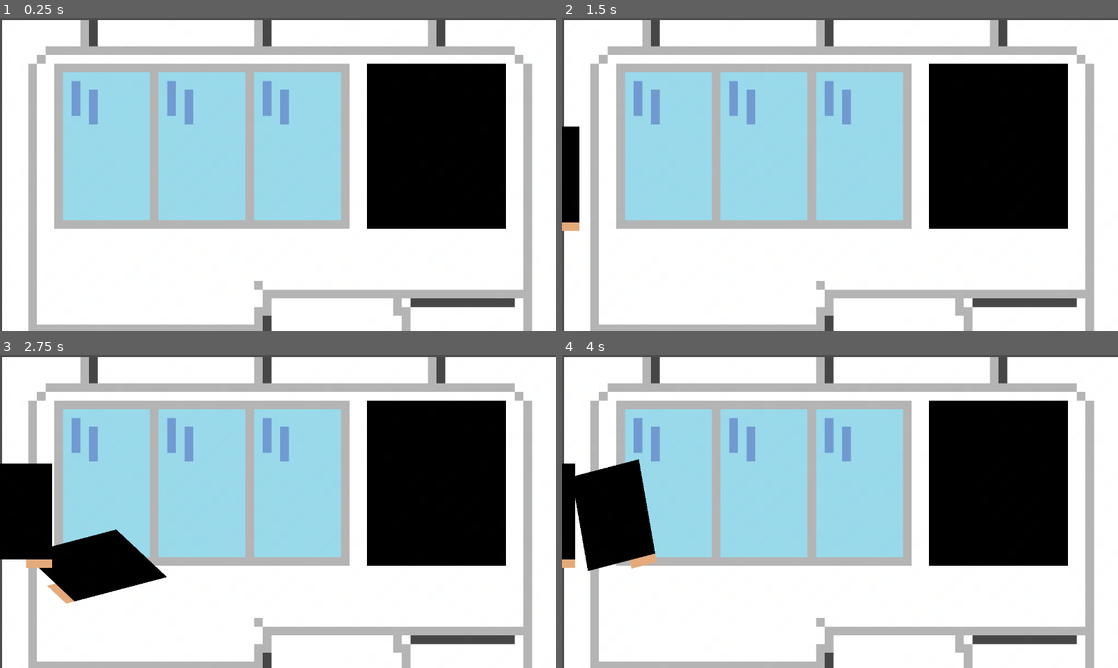
Above: before the commit, frames 1-4 (two rows, left to right).
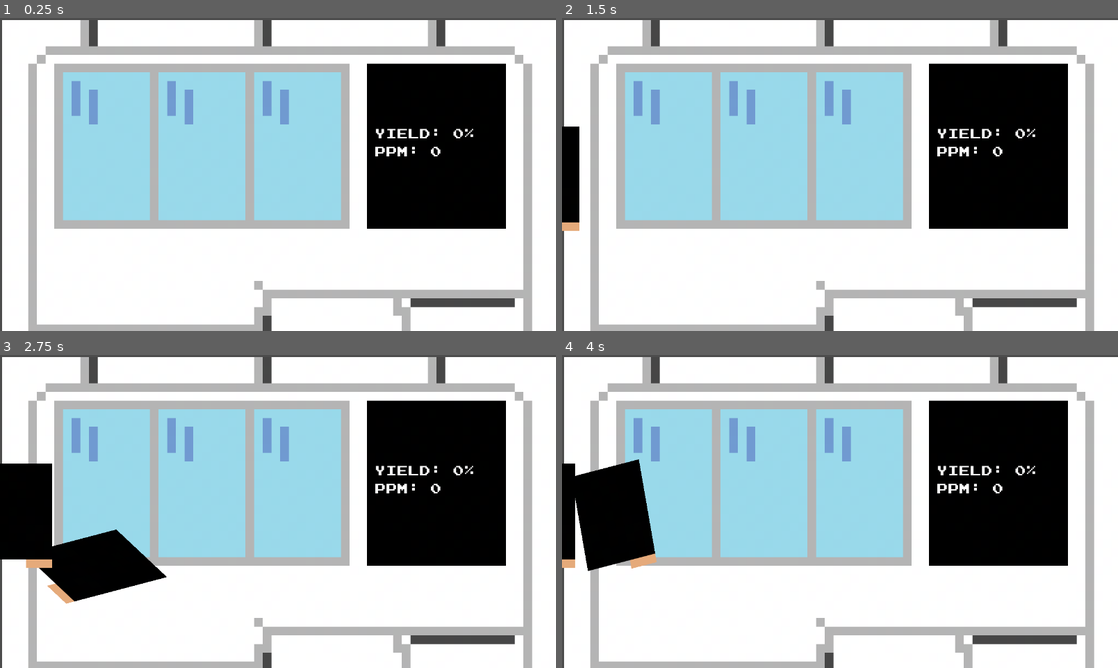
Above: after the commit, the same moments.

Repository: pancake-ninja-game/pancake-ninja
Game: Godot game, scene res://scenes/main.tscn
The game is run twice, just before and just after one commit, with the same random seed, the same clock (stepped at 60 frames per second) and the same inputs.
Inputs (mouse positions are in pixels of both pictures, inside the frame that each line leads up to):
- Up to frame 1 (0.25 s): no input
- Up to frame 2 (1.5 s): tap Enter at 0.5 s; move the mouse to (962, 158) at 0.52 s; click (962, 158) at 0.67 s; tap Space at 1.25 s; move the mouse to (728, 190) at 1.27 s; click (728, 190) at 1.42 s
- Up to frame 3 (2.75 s): move the mouse to (27, 511) at 2.02 s; click (27, 511) at 2.17 s
- Up to frame 4 (4 s): move the mouse to (578, 511) at 2.77 s; click (578, 511) at 2.92 s; move the mouse to (567, 511) at 3.52 s; click (567, 511) at 3.67 s

The runs differ from the first frame. In frame 1, 0.4% of the frame differs, in the area x 67-86%, y 35-45%; in frame 2, 0.4%; in frame 3, 0.4%; in frame 4, 0.4%.

Commit message:
Add metrics

Diff:
--- a/scenes/main.tscn
+++ b/scenes/main.tscn
@@ -1,8 +1,9 @@
-[gd_scene load_steps=4 format=3 uid="uid://lvrfvxfmxneo"]
+[gd_scene load_steps=5 format=3 uid="uid://lvrfvxfmxneo"]
 
 [ext_resource type="Script" path="res://scripts/main.gd" id="1_hkq3k"]
 [ext_resource type="PackedScene" uid="uid://b8yc4mkdfxrwt" path="res://scenes/sheet.tscn" id="2_31blm"]
 [ext_resource type="Texture2D" uid="uid://b6e3i48rq6l5v" path="res://assets/stacking.png" id="3_uemen"]
+[ext_resource type="FontFile" uid="uid://djtkfpxfy8ik1" path="res://assets/joystix monospace.otf" id="4_0oxkk"]
 
 [node name="Node2D" type="Node2D"]
 script = ExtResource("1_hkq3k")
@@ -15,4 +16,16 @@
 position = Vector2(645, 365)
 texture = ExtResource("3_uemen")
 
+[node name="CanvasLayer" type="CanvasLayer" parent="."]
+
+[node name="ScoreLabel" type="Label" parent="CanvasLayer"]
+offset_left = 862.0
+offset_top = 246.0
+offset_right = 1154.0
+offset_bottom = 331.0
+theme_override_fonts/font = ExtResource("4_0oxkk")
+theme_override_font_sizes/font_size = 31
+text = "Yield: 0%
+PPM: 0"
+
 [connection signal="timeout" from="Timer" to="." method="_on_Timer_timeout"]
--- a/scripts/main.gd
+++ b/scripts/main.gd
@@ -8,10 +8,14 @@
 
 var sheet_spacing: float = 0
 var sheet_speed: float = 200
+var stack_capacity = 6
 
 var pancake = []
 var stacked_sheets = []
 var scrapped_sheets = []
+
+var ok_cut_timestamps = []
+var ng_cut_timestamps = []
 
 # Called when the node enters the scene tree for the first time.
 func _ready() -> void:
@@ -27,6 +31,9 @@
 	$Timer.wait_time = spawn_interval
 	$Timer.start()
 
+func set_score(yield_, ppm):
+	pass
+
 func _on_Timer_timeout():
 	spawn_sheet()
 
@@ -39,18 +46,21 @@
 	pancake.append(s)
 
 func stack_sheet(s):
-	if stacked_sheets.size() == 10:
+	if stacked_sheets.size() == stack_capacity:
 		flush_stacked_sheets()
 
 	pancake.erase(s)
 	stacked_sheets.append(s)
 	s.stack_in_jr()
 
+	ok_cut_timestamps.append(Time.get_ticks_msec())
+
 func scrap_sheets_until(s):
 	var idx = pancake.find(s) + 1
 
 	for sheet in pancake.slice(0, idx):
 		sheet.scrap()
+		ng_cut_timestamps.append(Time.get_ticks_msec())
 
 	scrapped_sheets.append_array(pancake.slice(0, idx))
 	pancake = pancake.slice(idx)
@@ -83,6 +93,8 @@
 # Called every frame. 'delta' is the elapsed time since the previous frame.
 # Handle resetting sheets when reaching the right screen boundary
 func _process(delta: float) -> void:
+	update_scores()
+
 	# Remove sheets that move off-screen to the right
 	for sheet in pancake:
 		if sheet.position.x > screen_width + sheet_spacing:
@@ -98,6 +110,26 @@
 	pancake.erase(s)
 	s.queue_free()
 
+func update_scores():
+	var current_time = Time.get_ticks_msec()
+
+	var sample_seconds = 10
+
+	ok_cut_timestamps = ok_cut_timestamps.filter(func(timestamp): return current_time - timestamp <= sample_seconds * 1000)
+	ng_cut_timestamps = ng_cut_timestamps.filter(func(timestamp): return current_time - timestamp <= sample_seconds * 1000)
+
+	var yield_pct = 0.0
+
+	var ok_cuts = len(ok_cut_timestamps)
+	var ng_cuts = len(ng_cut_timestamps)
+	if ok_cuts + ng_cuts > 0:
+		yield_pct = float(ok_cuts) / (ok_cuts + ng_cuts) * 100
+
+	var ppm = 0
+	ppm = ok_cuts * 60 / sample_seconds / stack_capacity
+
+	$CanvasLayer/ScoreLabel.text = "Yield: %d%%\nPPM: %d" % [yield_pct, ppm]
+
 # Debug
 func _unhandled_input(event):
 	if event is InputEventMouseButton and event.pressed:
Binary file added: assets/joystix monospace.otf
Not shown, added: assets/joystix monospace.otf.import
